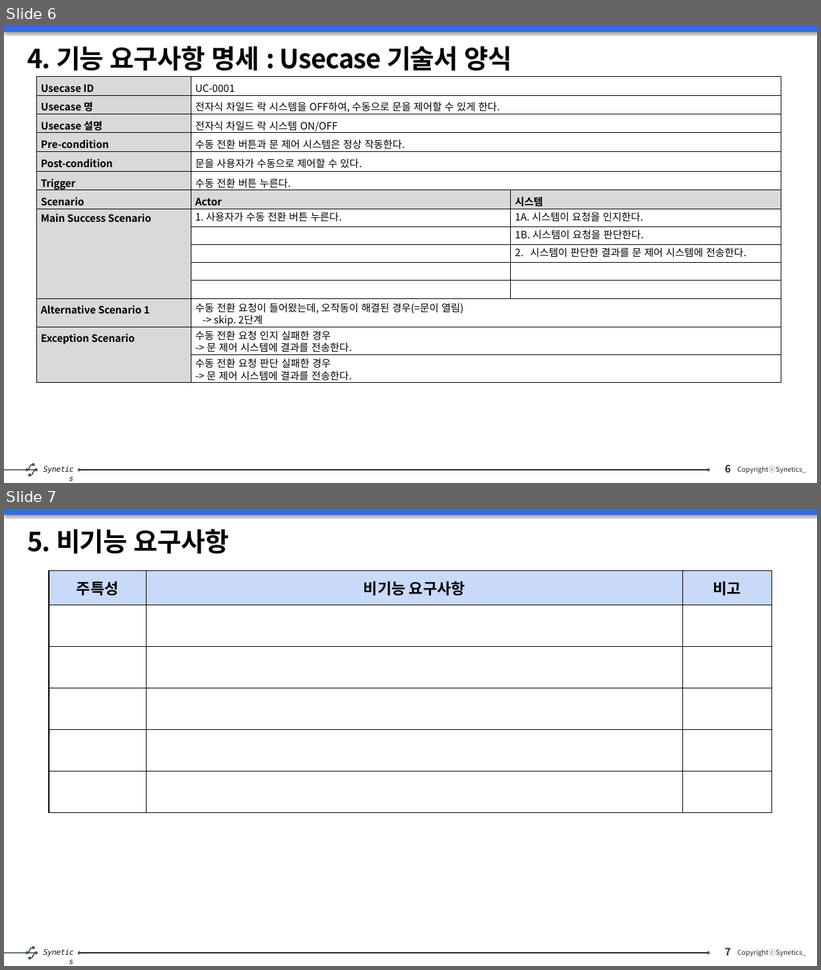
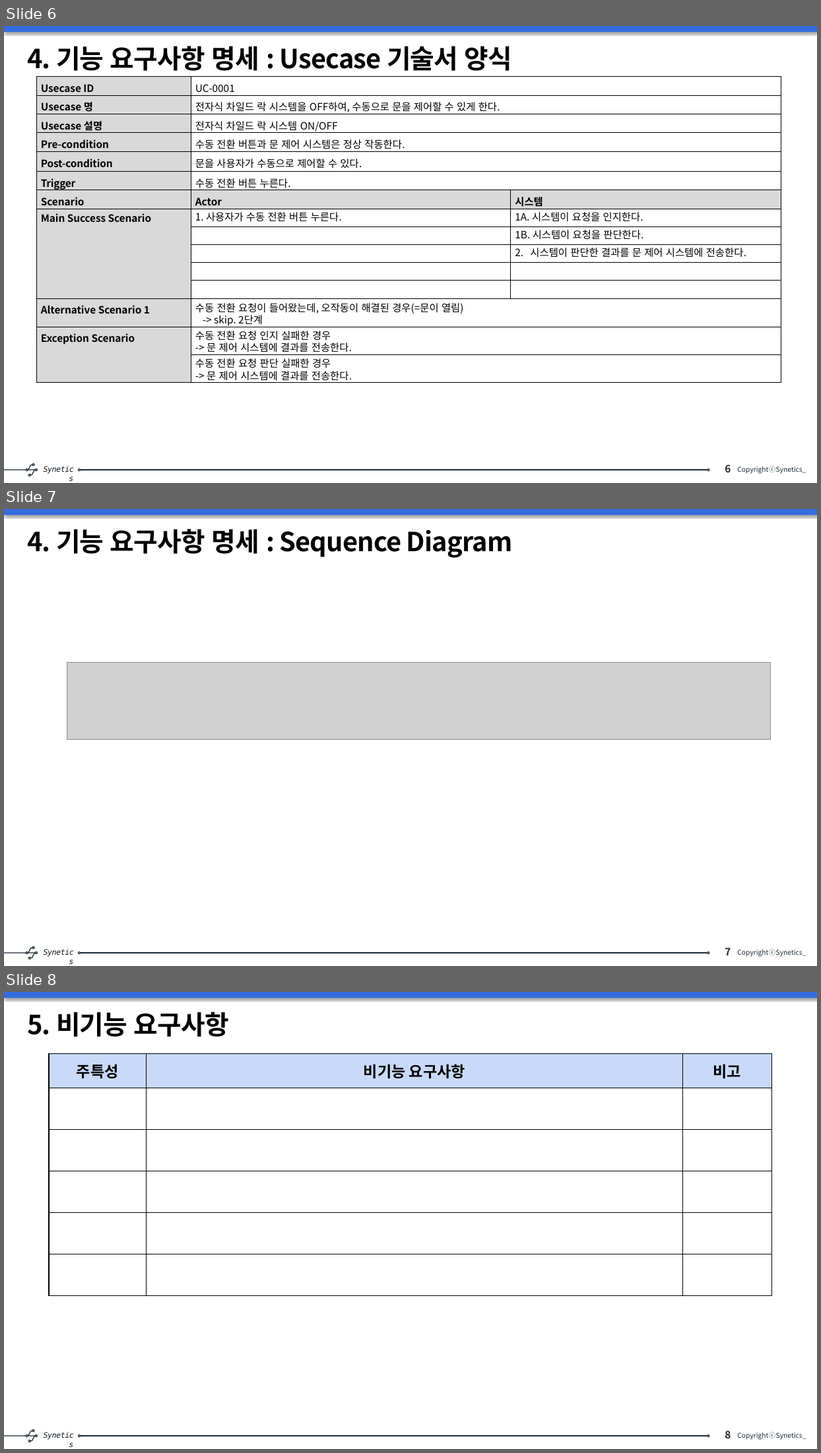
Before and after one commit to s-eunbi-kim/SeSSAC_202501, a slide deck: 01_요구사항 실습/SW 요구사항 분석 및 설계_6조.pptx. Shown one above the other, each under a label of ours: slides 6 and 7 before the commit, slides 6, 7 and 8 after it. The pictures are 821x970 and 821x1453 pixels, drawn with LibreOffice and Linux fonts; fonts in the diff are those of the drawing; grey boxes stand for pictures. Boxes give left, top, right and bottom in pixels: in the first picture for what was removed or moved away, otherwise in the second. Text is boxed around its words. In the diff, an @@ line names an element or a change of style, - is before the commit and + after.

```diff
--- a/01_요구사항 실습/SW 요구사항 분석 및 설계_6조.pptx
+++ b/01_요구사항 실습/SW 요구사항 분석 및 설계_6조.pptx
@@ slide 7 added at bbox=[4, 509, 817, 966], background #FFFFFF; not listed: 14 template elements that a slide beside it also shows @@
@@ title added at bbox=[27, 529, 513, 558], 31 pt, text #000000, bold @@
+4. 기능 요구사항 명세 : Sequence Diagram
@@ picture added at bbox=[67, 663, 771, 740] @@
@@ what was slide 7 is now slide 8 @@
@@ page number at bbox=[725, 1431, 731, 1439]: text changed @@
-7
+8
```
